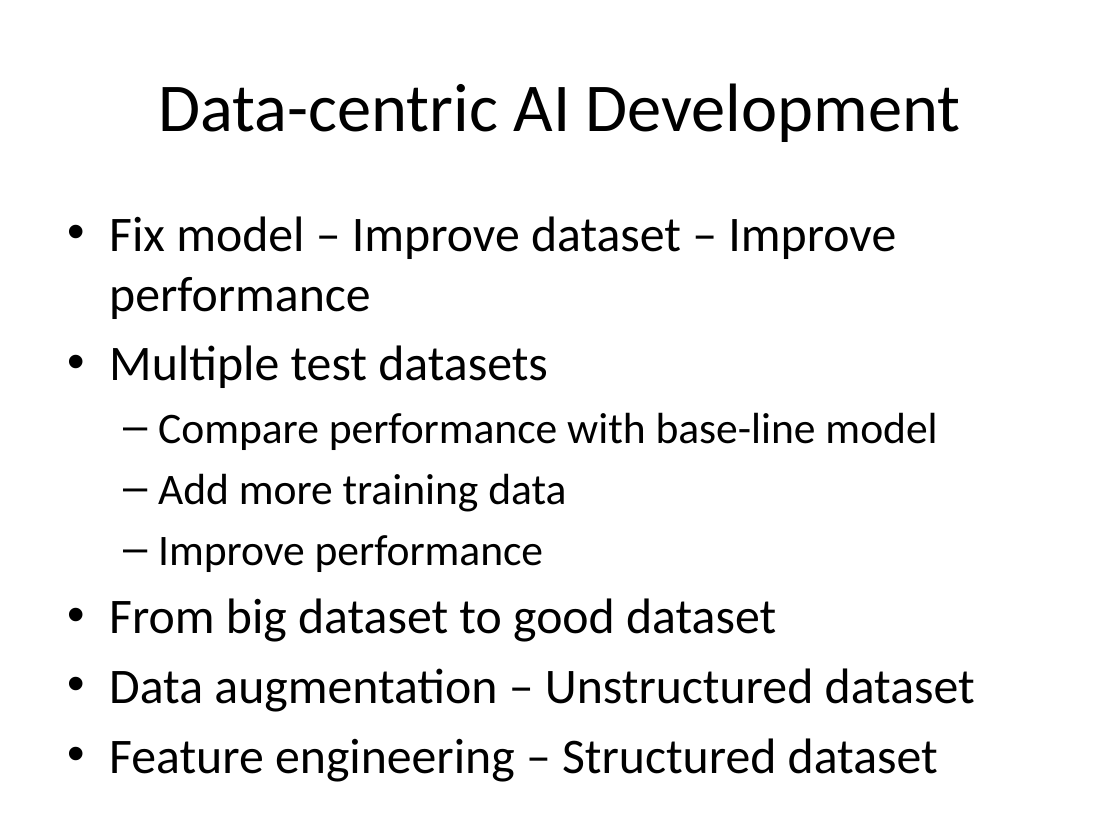
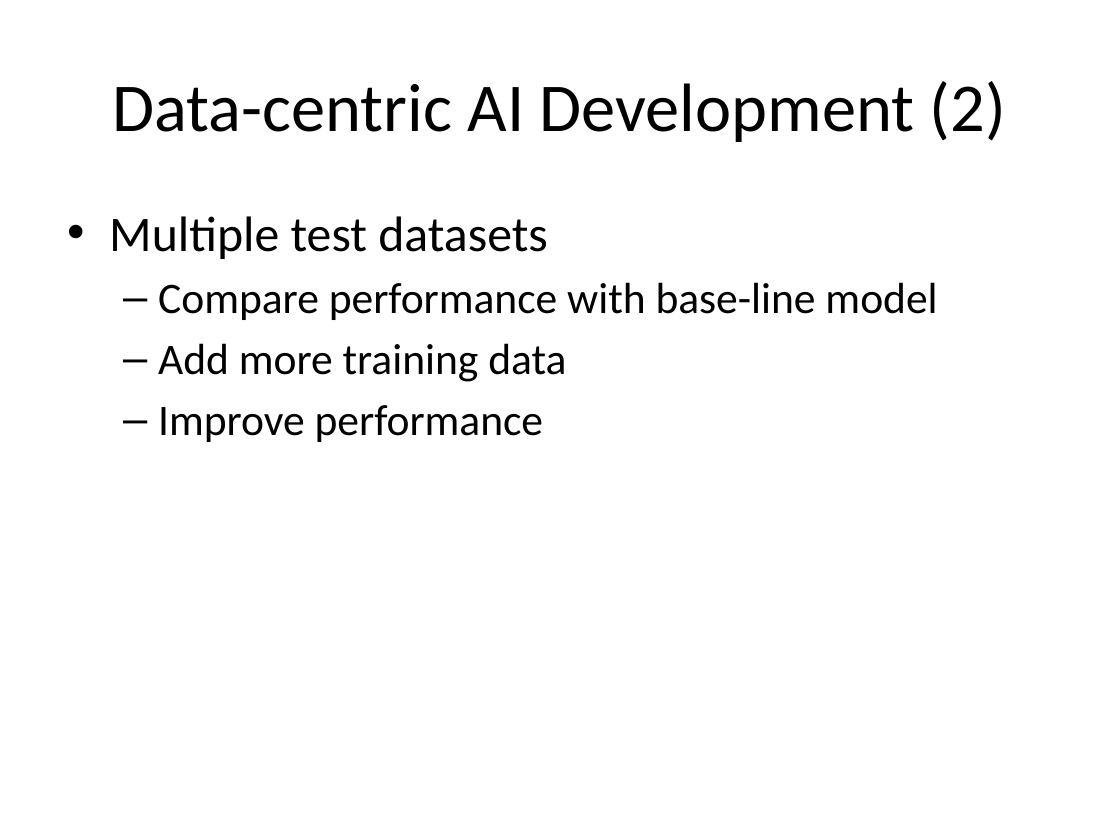
Before and after one commit to look4pritam/ArtificialIntelligence, a slide deck: slide 25 of MLLifeCycle/MachineLearningProjectLifecycle.pptx (slide 23 before the commit). Drawn at 1120x840 pixels with LibreOffice and Linux fonts; fonts in the diff are those of the drawing. Boxes give left, top, right and bottom in pixels: in the first picture for what was removed or moved away, otherwise in the second. Text is boxed around its words. In the diff, an @@ line names an element or a change of style, - is before the commit and + after.

```diff
--- a/MLLifeCycle/MachineLearningProjectLifecycle.pptx
+++ b/MLLifeCycle/MachineLearningProjectLifecycle.pptx
@@ title at [112,81,1006,142]: text changed @@
-Data-centric AI Development
+Data-centric AI Development (2)
@@ text at [109,216,896,319]: paragraph removed @@
-• Fix model – Improve dataset – Improve performance
@@ text at [109,598,975,774]: paragraphs removed @@
-• From big dataset to good dataset
-• Data augmentation – Unstructured dataset
-• Feature engineering – Structured dataset
```
Also in this commit, not shown: 8 other slides changed, 7 slides added, 1 slide removed.
